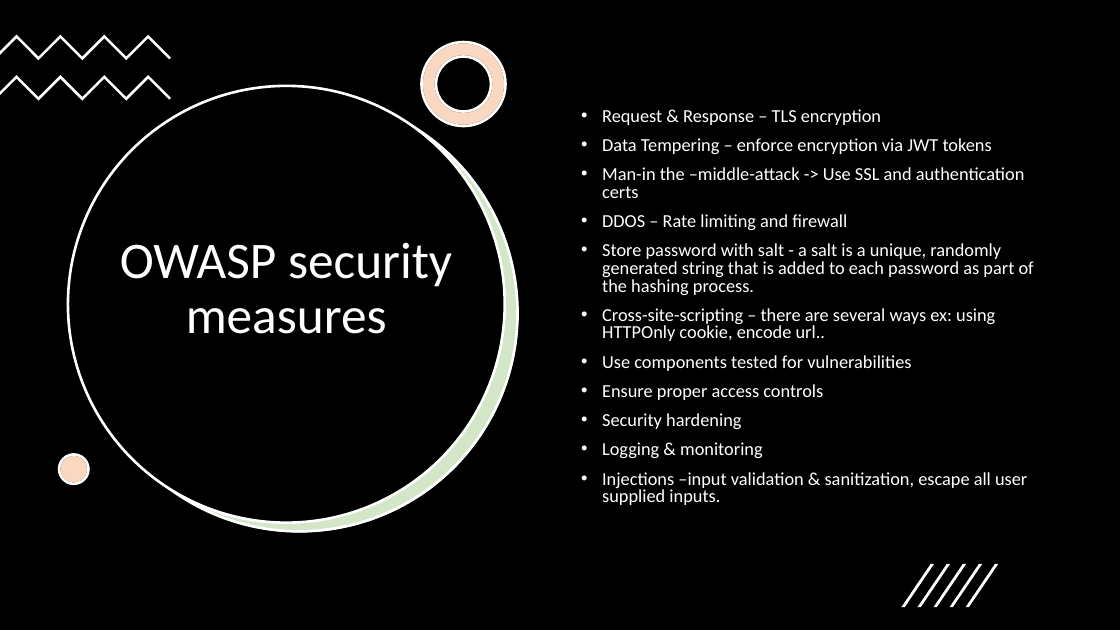
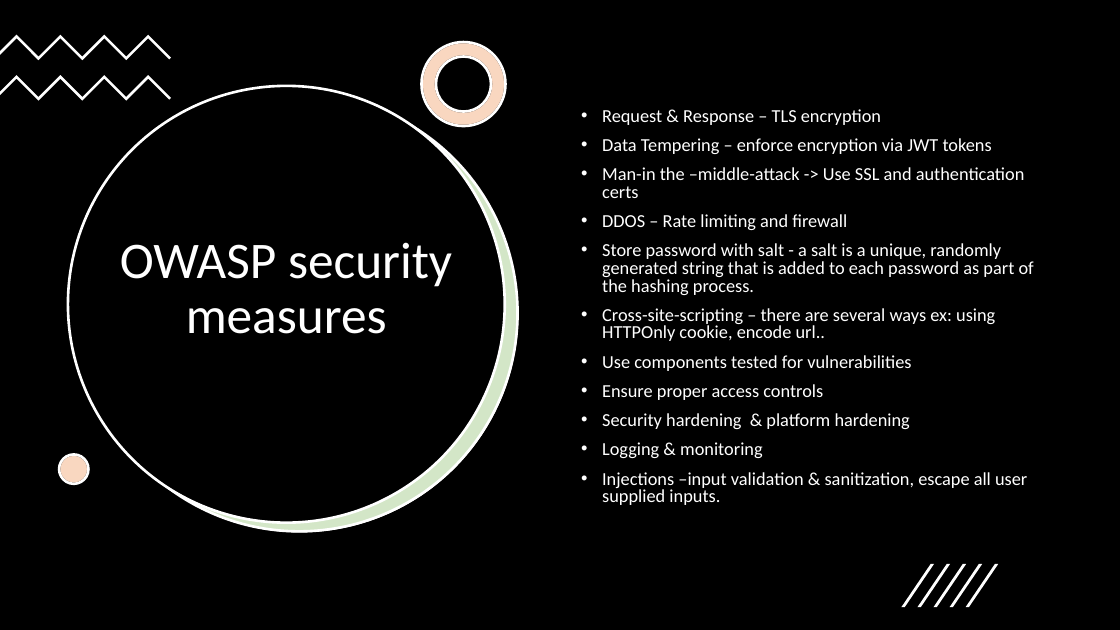
Before and after one commit to guneetbh/bookmyshow, a slide deck: slide 9 of Documents/Booking_Platform_Problem.pptx (slide 8 before the commit). Drawn at 1120x630 pixels with LibreOffice and Linux fonts; fonts in the diff are those of the drawing. Boxes give left, top, right and bottom in pixels: in the first picture for what was removed or moved away, otherwise in the second. Text is boxed around its words. In the diff, an @@ line names an element or a change of style, - is before the commit and + after.

```diff
--- a/Documents/Booking_Platform_Problem.pptx
+++ b/Documents/Booking_Platform_Problem.pptx
@@ text at <box>602,413,910,429</box>: text changed @@
-• Security hardening
+• Security hardening & platform hardening
```
Also in this commit, not shown: 2 other slides changed, 3 slides added.
